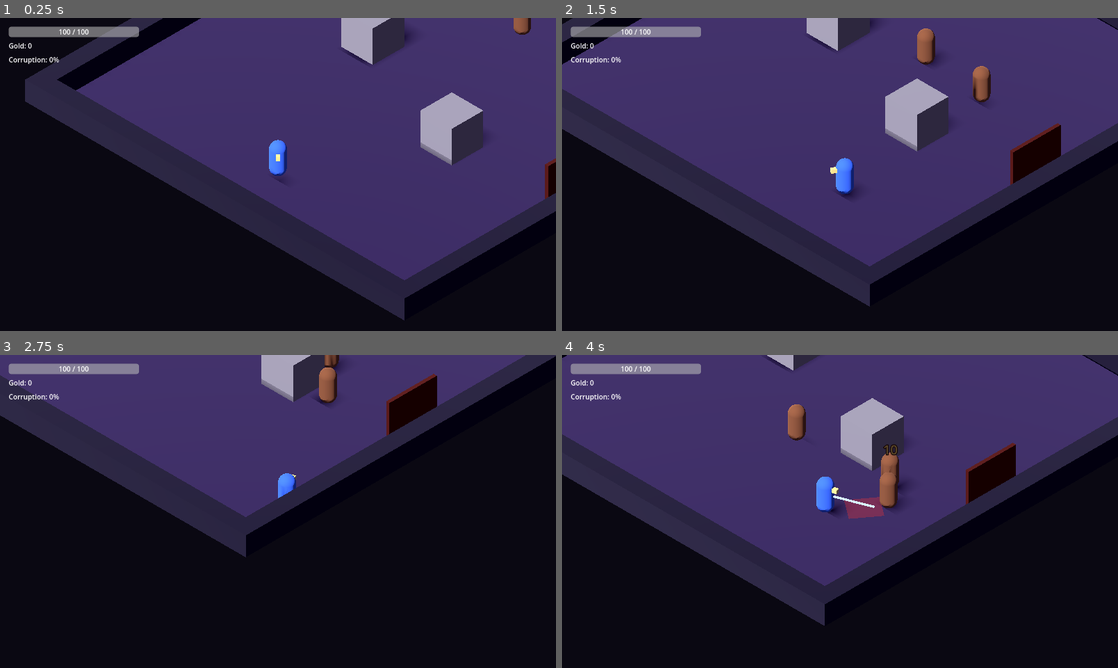
Above: before the commit, frames 1-4 (two rows, left to right).
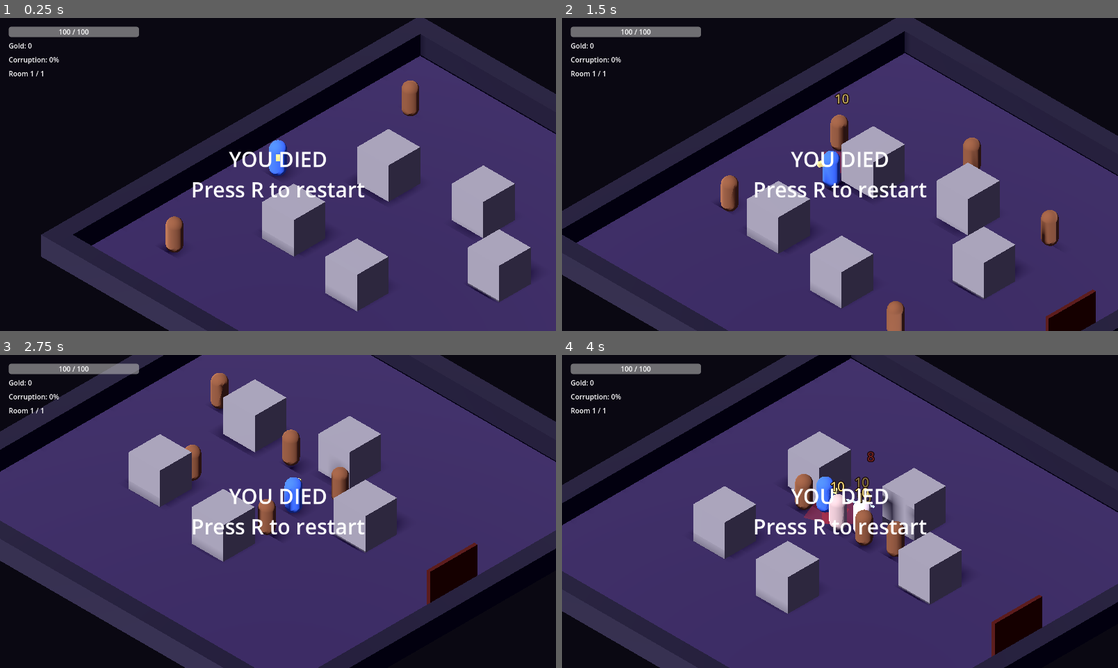
Above: after the commit, the same moments.

Repository: Spadasian/Robert
Game: Godot game, scene res://scenes/world/Run.tscn
The game is run twice, just before and just after one commit, with the same random seed, the same clock (stepped at 60 frames per second) and the same inputs.
Inputs (mouse positions are in pixels of both pictures, inside the frame that each line leads up to):
- Up to frame 1 (0.25 s): no input
- Up to frame 2 (1.5 s): tap R at 0.5, 1.25 s; move the mouse to (962, 158) at 0.52 s; press the mouse at (962, 158) at 0.53 s; hold D (move_right) 0.53-1.28 s; move the mouse to (728, 190) at 1.27 s; release the mouse at (728, 190) at 1.28 s; hold S (move_down) from 1.28 s (still down); tap Space (dash) at 1.35 s
- Up to frame 3 (2.75 s): tap R at 2, 2.1 s; move the mouse to (333, 442) at 2.02 s; release S (move_down) at 2.03 s; hold D (move_right) from 2.03 s (still down)
- Up to frame 4 (4 s): tap R at 2.75, 3.5 s; move the mouse to (812, 574) at 2.77 s; release D (move_right) at 2.78 s; hold W (move_up) 2.78-3.53 s; tap 1 at 2.85 s; move the mouse to (1006, 558) at 3.52 s; press the mouse at (1006, 558) at 3.53 s; hold A (move_left) from 3.53 s (still down)

The runs differ from the first frame. In frame 1, 65% of the frame differs, in the area x 1-100%, y 0-100%; in frame 2, 79%, in the area x 0-100%, y 0-100%; in frame 3, 71%; in frame 4, 78%.
Error after the commit: Parse Error: Identifier "room_label" not declared in the current scope. (res://scripts/ui/HUD.gd:57)

Commit message:
Phase 12: procedural run generation (RunGenerator), rooms 3 and 4, room counter in HUD
Co-Authored-By: Claude Sonnet 5.5 <noreply@anthropic.com>
Claude-Session: https://claude.ai/code/session_015tdxMYhNk2xjQ11oWM2YK9

Diff:
--- /dev/null
+++ b/resources/rooms/Room_Combat_03.tres
@@ -0,0 +1,13 @@
+[gd_resource type="Resource" script_class="RoomData" load_steps=3 format=3]
+
+[ext_resource type="Script" path="res://scripts/rooms/RoomData.gd" id="1_script"]
+[ext_resource type="PackedScene" path="res://scenes/rooms/Room_Combat_03.tscn" id="2_scene"]
+
+[resource]
+script = ExtResource("1_script")
+id = "combat_03"
+display_name = "Shattered Barracks"
+room_type = 0
+scene = ExtResource("2_scene")
+difficulty = 3
+reward_gold = 20
--- /dev/null
+++ b/resources/rooms/Room_Combat_04.tres
@@ -0,0 +1,13 @@
+[gd_resource type="Resource" script_class="RoomData" load_steps=3 format=3]
+
+[ext_resource type="Script" path="res://scripts/rooms/RoomData.gd" id="1_script"]
+[ext_resource type="PackedScene" path="res://scenes/rooms/Room_Combat_04.tscn" id="2_scene"]
+
+[resource]
+script = ExtResource("1_script")
+id = "combat_04"
+display_name = "Open Field"
+room_type = 0
+scene = ExtResource("2_scene")
+difficulty = 2
+reward_gold = 15
--- /dev/null
+++ b/scenes/rooms/Room_Combat_03.tscn
@@ -0,0 +1,200 @@
+[gd_scene load_steps=20 format=3]
+
+[ext_resource type="Script" path="res://scripts/rooms/Room.gd" id="1_room"]
+[ext_resource type="Script" path="res://scripts/rooms/NavBaker.gd" id="2_nav"]
+[ext_resource type="Script" path="res://scripts/rooms/EnemySpawnPoint.gd" id="3_spawn"]
+[ext_resource type="PackedScene" path="res://scenes/enemies/Bandit.tscn" id="4_bandit"]
+
+[sub_resource type="NavigationMesh" id="NavMesh_room"]
+geometry_parsed_geometry_type = 1
+agent_height = 1.8
+agent_radius = 0.5
+
+[sub_resource type="BoxShape3D" id="Shape_floor"]
+size = Vector3(22, 0.2, 22)
+
+[sub_resource type="PlaneMesh" id="Mesh_floor"]
+size = Vector2(22, 22)
+
+[sub_resource type="StandardMaterial3D" id="Mat_floor"]
+albedo_color = Color(0.2, 0.15, 0.3, 1)
+
+[sub_resource type="BoxShape3D" id="Shape_wall_ns"]
+size = Vector3(24, 1.2, 1)
+
+[sub_resource type="BoxMesh" id="Mesh_wall_ns"]
+size = Vector3(24, 1.2, 1)
+
+[sub_resource type="BoxShape3D" id="Shape_wall_ew"]
+size = Vector3(1, 1.2, 22)
+
+[sub_resource type="BoxMesh" id="Mesh_wall_ew"]
+size = Vector3(1, 1.2, 22)
+
+[sub_resource type="StandardMaterial3D" id="Mat_wall"]
+albedo_color = Color(0.12, 0.1, 0.18, 1)
+
+[sub_resource type="BoxShape3D" id="Shape_crate"]
+size = Vector3(2, 2, 2)
+
+[sub_resource type="BoxMesh" id="Mesh_crate"]
+size = Vector3(2, 2, 2)
+
+[sub_resource type="BoxShape3D" id="Shape_exit"]
+size = Vector3(1.6, 2, 3)
+
+[sub_resource type="BoxMesh" id="Mesh_door"]
+size = Vector3(0.2, 2.5, 3)
+
+[sub_resource type="StandardMaterial3D" id="Mat_door"]
+albedo_color = Color(0.3, 0.05, 0.05, 1)
+
+[node name="Room_Combat_03" type="Node3D"]
+script = ExtResource("1_room")
+
+[node name="Level" type="NavigationRegion3D" parent="."]
+navigation_mesh = SubResource("NavMesh_room")
+script = ExtResource("2_nav")
+
+[node name="Floor" type="StaticBody3D" parent="Level"]
+
+[node name="CollisionShape3D" type="CollisionShape3D" parent="Level/Floor"]
+transform = Transform3D(1, 0, 0, 0, 1, 0, 0, 0, 1, 0, -0.1, 0)
+shape = SubResource("Shape_floor")
+
+[node name="MeshInstance3D" type="MeshInstance3D" parent="Level/Floor"]
+mesh = SubResource("Mesh_floor")
+surface_material_override/0 = SubResource("Mat_floor")
+
+[node name="WallNorth" type="StaticBody3D" parent="Level"]
+transform = Transform3D(1, 0, 0, 0, 1, 0, 0, 0, 1, 0, 0.6, -11.5)
+
+[node name="CollisionShape3D" type="CollisionShape3D" parent="Level/WallNorth"]
+shape = SubResource("Shape_wall_ns")
+
+[node name="MeshInstance3D" type="MeshInstance3D" parent="Level/WallNorth"]
+mesh = SubResource("Mesh_wall_ns")
+surface_material_override/0 = SubResource("Mat_wall")
+
+[node name="WallSouth" type="StaticBody3D" parent="Level"]
+transform = Transform3D(1, 0, 0, 0, 1, 0, 0, 0, 1, 0, 0.6, 11.5)
+
+[node name="CollisionShape3D" type="CollisionShape3D" parent="Level/WallSouth"]
+shape = SubResource("Shape_wall_ns")
+
+[node name="MeshInstance3D" type="MeshInstance3D" parent="Level/WallSouth"]
+mesh = SubResource("Mesh_wall_ns")
+surface_material_override/0 = SubResource("Mat_wall")
+
+[node name="WallWest" type="StaticBody3D" parent="Level"]
+transform = Transform3D(1, 0, 0, 0, 1, 0, 0, 0, 1, -11.5, 0.6, 0)
+
+[node name="CollisionShape3D" type="CollisionShape3D" parent="Level/WallWest"]
+shape = SubResource("Shape_wall_ew")
+
+[node name="MeshInstance3D" type="MeshInstance3D" parent="Level/WallWest"]
+mesh = SubResource("Mesh_wall_ew")
+surface_material_override/0 = SubResource("Mat_wall")
+
+[node name="WallEast" type="StaticBody3D" parent="Level"]
+transform = Transform3D(1, 0, 0, 0, 1, 0, 0, 0, 1, 11.5, 0.6, 0)
+
+[node name="CollisionShape3D" type="CollisionShape3D" parent="Level/WallEast"]
+shape = SubResource("Shape_wall_ew")
+
+[node name="MeshInstance3D" type="MeshInstance3D" parent="Level/WallEast"]
+mesh = SubResource("Mesh_wall_ew")
+surface_material_override/0 = SubResource("Mat_wall")
+
+[node name="Crate1" type="StaticBody3D" parent="Level"]
+transform = Transform3D(1, 0, 0, 0, 1, 0, 0, 0, 1, -5, 1, -3)
+
+[node name="CollisionShape3D" type="CollisionShape3D" parent="Level/Crate1"]
+shape = SubResource("Shape_crate")
+
+[node name="MeshInstance3D" type="MeshInstance3D" parent="Level/Crate1"]
+mesh = SubResource("Mesh_crate")
+
+[node name="Crate2" type="StaticBody3D" parent="Level"]
+transform = Transform3D(1, 0, 0, 0, 1, 0, 0, 0, 1, -5, 1, 3)
+
+[node name="CollisionShape3D" type="CollisionShape3D" parent="Level/Crate2"]
+shape = SubResource("Shape_crate")
+
+[node name="MeshInstance3D" type="MeshInstance3D" parent="Level/Crate2"]
+mesh = SubResource("Mesh_crate")
+
+[node name="Crate3" type="StaticBody3D" parent="Level"]
+transform = Transform3D(1, 0, 0, 0, 1, 0, 0, 0, 1, 0, 1, -4)
+
+[node name="CollisionShape3D" type="CollisionShape3D" parent="Level/Crate3"]
+shape = SubResource("Shape_crate")
+
+[node name="MeshInstance3D" type="MeshInstance3D" parent="Level/Crate3"]
+mesh = SubResource("Mesh_crate")
+
+[node name="Crate4" type="StaticBody3D" parent="Level"]
+transform = Transform3D(1, 0, 0, 0, 1, 0, 0, 0, 1, 0, 1, 4)
+
+[node name="CollisionShape3D" type="CollisionShape3D" parent="Level/Crate4"]
+shape = SubResource("Shape_crate")
+
+[node name="MeshInstance3D" type="MeshInstance3D" parent="Level/Crate4"]
+mesh = SubResource("Mesh_crate")
+
+[node name="Crate5" type="StaticBody3D" parent="Level"]
+transform = Transform3D(1, 0, 0, 0, 1, 0, 0, 0, 1, 4, 1, -1)
+
+[node name="CollisionShape3D" type="CollisionShape3D" parent="Level/Crate5"]
+shape = SubResource("Shape_crate")
+
+[node name="MeshInstance3D" type="MeshInstance3D" parent="Level/Crate5"]
+mesh = SubResource("Mesh_crate")
+
+[node name="PlayerSpawn" type="Marker3D" parent="."]
+transform = Transform3D(1, 0, 0, 0, 1, 0, 0, 0, 1, -9, 0, 0)
+
+[node name="EnemySpawns" type="Node3D" parent="."]
+
+[node name="Spawn1" type="Marker3D" parent="EnemySpawns"]
+transform = Transform3D(1, 0, 0, 0, 1, 0, 0, 0, 1, -8, 0, -8)
+script = ExtResource("3_spawn")
+enemy_scene = ExtResource("4_bandit")
+
+[node name="Spawn2" type="Marker3D" parent="EnemySpawns"]
+transform = Transform3D(1, 0, 0, 0, 1, 0, 0, 0, 1, 8, 0, -8)
+script = ExtResource("3_spawn")
+enemy_scene = ExtResource("4_bandit")
+
+[node name="Spawn3" type="Marker3D" parent="EnemySpawns"]
+transform = Transform3D(1, 0, 0, 0, 1, 0, 0, 0, 1, 8, 0, 8)
+script = ExtResource("3_spawn")
+enemy_scene = ExtResource("4_bandit")
+
+[node name="Spawn4" type="Marker3D" parent="EnemySpawns"]
+transform = Transform3D(1, 0, 0, 0, 1, 0, 0, 0, 1, -8, 0, 8)
+script = ExtResource("3_spawn")
+enemy_scene = ExtResource("4_bandit")
+
+[node name="Spawn5" type="Marker3D" parent="EnemySpawns"]
+transform = Transform3D(1, 0, 0, 0, 1, 0, 0, 0, 1, 2, 0, -9)
+script = ExtResource("3_spawn")
+enemy_scene = ExtResource("4_bandit")
+
+[node name="Enemies" type="Node3D" parent="."]
+
+[node name="RewardSpawn" type="Marker3D" parent="."]
+
+[node name="Exit" type="Area3D" parent="."]
+transform = Transform3D(1, 0, 0, 0, 1, 0, 0, 0, 1, 9.8, 1, 0)
+collision_layer = 0
+collision_mask = 2
+monitoring = false
+
+[node name="CollisionShape3D" type="CollisionShape3D" parent="Exit"]
+shape = SubResource("Shape_exit")
+
+[node name="DoorVisual" type="MeshInstance3D" parent="Exit"]
+transform = Transform3D(1, 0, 0, 0, 1, 0, 0, 0, 1, 0.7, 0.25, 0)
+mesh = SubResource("Mesh_door")
+surface_material_override/0 = SubResource("Mat_door")
--- /dev/null
+++ b/scenes/rooms/Room_Combat_04.tscn
@@ -0,0 +1,168 @@
+[gd_scene load_steps=20 format=3]
+
+[ext_resource type="Script" path="res://scripts/rooms/Room.gd" id="1_room"]
+[ext_resource type="Script" path="res://scripts/rooms/NavBaker.gd" id="2_nav"]
+[ext_resource type="Script" path="res://scripts/rooms/EnemySpawnPoint.gd" id="3_spawn"]
+[ext_resource type="PackedScene" path="res://scenes/enemies/Bandit.tscn" id="4_bandit"]
+
+[sub_resource type="NavigationMesh" id="NavMesh_room"]
+geometry_parsed_geometry_type = 1
+agent_height = 1.8
+agent_radius = 0.5
+
+[sub_resource type="BoxShape3D" id="Shape_floor"]
+size = Vector3(22, 0.2, 22)
+
+[sub_resource type="PlaneMesh" id="Mesh_floor"]
+size = Vector2(22, 22)
+
+[sub_resource type="StandardMaterial3D" id="Mat_floor"]
+albedo_color = Color(0.2, 0.15, 0.3, 1)
+
+[sub_resource type="BoxShape3D" id="Shape_wall_ns"]
+size = Vector3(24, 1.2, 1)
+
+[sub_resource type="BoxMesh" id="Mesh_wall_ns"]
+size = Vector3(24, 1.2, 1)
+
+[sub_resource type="BoxShape3D" id="Shape_wall_ew"]
+size = Vector3(1, 1.2, 22)
+
+[sub_resource type="BoxMesh" id="Mesh_wall_ew"]
+size = Vector3(1, 1.2, 22)
+
+[sub_resource type="StandardMaterial3D" id="Mat_wall"]
+albedo_color = Color(0.12, 0.1, 0.18, 1)
+
+[sub_resource type="BoxShape3D" id="Shape_crate"]
+size = Vector3(2, 2, 2)
+
+[sub_resource type="BoxMesh" id="Mesh_crate"]
+size = Vector3(2, 2, 2)
+
+[sub_resource type="BoxShape3D" id="Shape_exit"]
+size = Vector3(1.6, 2, 3)
+
+[sub_resource type="BoxMesh" id="Mesh_door"]
+size = Vector3(0.2, 2.5, 3)
+
+[sub_resource type="StandardMaterial3D" id="Mat_door"]
+albedo_color = Color(0.3, 0.05, 0.05, 1)
+
+[node name="Room_Combat_04" type="Node3D"]
+script = ExtResource("1_room")
+
+[node name="Level" type="NavigationRegion3D" parent="."]
+navigation_mesh = SubResource("NavMesh_room")
+script = ExtResource("2_nav")
+
+[node name="Floor" type="StaticBody3D" parent="Level"]
+
+[node name="CollisionShape3D" type="CollisionShape3D" parent="Level/Floor"]
+transform = Transform3D(1, 0, 0, 0, 1, 0, 0, 0, 1, 0, -0.1, 0)
+shape = SubResource("Shape_floor")
+
+[node name="MeshInstance3D" type="MeshInstance3D" parent="Level/Floor"]
+mesh = SubResource("Mesh_floor")
+surface_material_override/0 = SubResource("Mat_floor")
+
+[node name="WallNorth" type="StaticBody3D" parent="Level"]
+transform = Transform3D(1, 0, 0, 0, 1, 0, 0, 0, 1, 0, 0.6, -11.5)
+
+[node name="CollisionShape3D" type="CollisionShape3D" parent="Level/WallNorth"]
+shape = SubResource("Shape_wall_ns")
+
+[node name="MeshInstance3D" type="MeshInstance3D" parent="Level/WallNorth"]
+mesh = SubResource("Mesh_wall_ns")
+surface_material_override/0 = SubResource("Mat_wall")
+
+[node name="WallSouth" type="StaticBody3D" parent="Level"]
+transform = Transform3D(1, 0, 0, 0, 1, 0, 0, 0, 1, 0, 0.6, 11.5)
+
+[node name="CollisionShape3D" type="CollisionShape3D" parent="Level/WallSouth"]
+shape = SubResource("Shape_wall_ns")
+
+[node name="MeshInstance3D" type="MeshInstance3D" parent="Level/WallSouth"]
+mesh = SubResource("Mesh_wall_ns")
+surface_material_override/0 = SubResource("Mat_wall")
+
+[node name="WallWest" type="StaticBody3D" parent="Level"]
+transform = Transform3D(1, 0, 0, 0, 1, 0, 0, 0, 1, -11.5, 0.6, 0)
+
+[node name="CollisionShape3D" type="CollisionShape3D" parent="Level/WallWest"]
+shape = SubResource("Shape_wall_ew")
+
+[node name="MeshInstance3D" type="MeshInstance3D" parent="Level/WallWest"]
+mesh = SubResource("Mesh_wall_ew")
+surface_material_override/0 = SubResource("Mat_wall")
+
+[node name="WallEast" type="StaticBody3D" parent="Level"]
+transform = Transform3D(1, 0, 0, 0, 1, 0, 0, 0, 1, 11.5, 0.6, 0)
+
+[node name="CollisionShape3D" type="CollisionShape3D" parent="Level/WallEast"]
+shape = SubResource("Shape_wall_ew")
+
+[node name="MeshInstance3D" type="MeshInstance3D" parent="Level/WallEast"]
+mesh = SubResource("Mesh_wall_ew")
+surface_material_override/0 = SubResource("Mat_wall")
+
+[node name="Crate1" type="StaticBody3D" parent="Level"]
+transform = Transform3D(1, 0, 0, 0, 1, 0, 0, 0, 1, 0, 1, -5)
+
+[node name="CollisionShape3D" type="CollisionShape3D" parent="Level/Crate1"]
+shape = SubResource("Shape_crate")
+
+[node name="MeshInstance3D" type="MeshInstance3D" parent="Level/Crate1"]
+mesh = SubResource("Mesh_crate")
+
+[node name="Crate2" type="StaticBody3D" parent="Level"]
+transform = Transform3D(1, 0, 0, 0, 1, 0, 0, 0, 1, 0, 1, 5)
+
+[node name="CollisionShape3D" type="CollisionShape3D" parent="Level/Crate2"]
+shape = SubResource("Shape_crate")
+
+[node name="MeshInstance3D" type="MeshInstance3D" parent="Level/Crate2"]
+mesh = SubResource("Mesh_crate")
+
+[node name="PlayerSpawn" type="Marker3D" parent="."]
+transform = Transform3D(1, 0, 0, 0, 1, 0, 0, 0, 1, 0, 0, -9)
+
+[node name="EnemySpawns" type="Node3D" parent="."]
+
+[node name="Spawn1" type="Marker3D" parent="EnemySpawns"]
+transform = Transform3D(1, 0, 0, 0, 1, 0, 0, 0, 1, 6, 0, -8)
+script = ExtResource("3_spawn")
+enemy_scene = ExtResource("4_bandit")
+
+[node name="Spawn2" type="Marker3D" parent="EnemySpawns"]
+transform = Transform3D(1, 0, 0, 0, 1, 0, 0, 0, 1, 6, 0, 8)
+script = ExtResource("3_spawn")
+enemy_scene = ExtResource("4_bandit")
+
+[node name="Spawn3" type="Marker3D" parent="EnemySpawns"]
+transform = Transform3D(1, 0, 0, 0, 1, 0, 0, 0, 1, -5, 0, -8)
+script = ExtResource("3_spawn")
+enemy_scene = ExtResource("4_bandit")
+
+[node name="Spawn4" type="Marker3D" parent="EnemySpawns"]
+transform = Transform3D(1, 0, 0, 0, 1, 0, 0, 0, 1, -5, 0, 8)
+script = ExtResource("3_spawn")
+enemy_scene = ExtResource("4_bandit")
+
+[node name="Enemies" type="Node3D" parent="."]
+
+[node name="RewardSpawn" type="Marker3D" parent="."]
+
+[node name="Exit" type="Area3D" parent="."]
+transform = Transform3D(1, 0, 0, 0, 1, 0, 0, 0, 1, 9.8, 1, 0)
+collision_layer = 0
+collision_mask = 2
+monitoring = false
+
+[node name="CollisionShape3D" type="CollisionShape3D" parent="Exit"]
+shape = SubResource("Shape_exit")
+
+[node name="DoorVisual" type="MeshInstance3D" parent="Exit"]
+transform = Transform3D(1, 0, 0, 0, 1, 0, 0, 0, 1, 0.7, 0.25, 0)
+mesh = SubResource("Mesh_door")
+surface_material_override/0 = SubResource("Mat_door")
--- a/scenes/ui/HUD.tscn
+++ b/scenes/ui/HUD.tscn
@@ -38,6 +38,13 @@
 offset_bottom = 110.0
 text = "Corruption: 0%"
 
+[node name="RoomLabel" type="Label" parent="."]
+offset_left = 20.0
+offset_top = 116.0
+offset_right = 260.0
+offset_bottom = 142.0
+text = "Room 1 / 1"
+
 [node name="DeathLabel" type="Label" parent="."]
 anchors_preset = 15
 anchor_right = 1.0
--- a/scenes/world/Run.tscn
+++ b/scenes/world/Run.tscn
@@ -7,6 +7,8 @@
 [ext_resource type="Script" path="res://scripts/managers/RunManager.gd" id="7_runmanager"]
 [ext_resource type="Resource" path="res://resources/rooms/Room_Combat_01.tres" id="5_room"]
 [ext_resource type="Resource" path="res://resources/rooms/Room_Combat_02.tres" id="6_room"]
+[ext_resource type="Resource" path="res://resources/rooms/Room_Combat_03.tres" id="10_room"]
+[ext_resource type="Resource" path="res://resources/rooms/Room_Combat_04.tres" id="11_room"]
 [ext_resource type="Resource" path="res://resources/upgrades/blood_edge.tres" id="u_blood_edge"]
 [ext_resource type="Resource" path="res://resources/upgrades/shadow_step.tres" id="u_shadow_step"]
 [ext_resource type="Resource" path="res://resources/upgrades/iron_skin.tres" id="u_iron_skin"]
@@ -49,7 +51,8 @@
 
 [node name="RoomManager" type="Node" parent="."]
 script = ExtResource("4_roommanager")
-room_sequence = Array[Resource]([ExtResource("5_room"), ExtResource("6_room")])
+room_pool = Array[Resource]([ExtResource("5_room"), ExtResource("6_room"), ExtResource("10_room"), ExtResource("11_room")])
+layout = PackedInt32Array(0, 0, 0, 1, 3, 0, 6)
 
 [node name="UpgradeChoice" parent="." instance=ExtResource("9_choice")]
 
--- /dev/null
+++ b/scripts/procedural/RunGenerator.gd
@@ -0,0 +1,54 @@
+class_name RunGenerator
+extends RefCounted
+## Builds the list of rooms for one run from a layout (room types in order) and a pool of RoomData.
+## It never builds geometry: it only decides WHICH premade room comes at each step.
+##
+## Layout values are RoomData.RoomType numbers:
+## 0 COMBAT, 1 ELITE, 2 TREASURE, 3 SHOP, 4 EVENT, 5 SHRINE, 6 BOSS
+## Slots whose type has no room in the pool yet are skipped, so the layout can already list future room types.
+
+
+static func generate(pool: Array, layout: PackedInt32Array, rng: RandomNumberGenerator) -> Array:
+	var plan: Array = []
+	var unused_by_type: Dictionary = {}
+	var previous: Resource = null
+	var last_step: int = maxi(layout.size() - 1, 1)
+
+	for step in layout.size():
+		var slot_type: int = layout[step]
+		var rooms_of_type: Array = pool.filter(func(room): return room.room_type == slot_type)
+		if rooms_of_type.is_empty():
+			print("RunGenerator: no room of type %d in the pool yet, skipping slot %d" % [slot_type, step])
+			continue
+
+		# Each room is used once per type before any repeats ("shuffle bag").
+		var unused: Array = unused_by_type.get(slot_type, [])
+		if unused.is_empty():
+			unused = rooms_of_type.duplicate()
+
+		# Difficulty rises from 1 to 3 across the run; rooms closer to the target are more likely.
+		var target_difficulty: float = 1.0 + 2.0 * float(step) / float(last_step)
+		var chosen: Resource = _pick_weighted(unused, target_difficulty, previous, rng)
+		unused.erase(chosen)
+		unused_by_type[slot_type] = unused
+		plan.append(chosen)
+		previous = chosen
+	return plan
+
+
+static func _pick_weighted(options: Array, target_difficulty: float, previous: Resource, rng: RandomNumberGenerator) -> Resource:
+	var candidates: Array = options.filter(func(room): return room != previous)
+	if candidates.is_empty():
+		candidates = options
+	var weights: Array[float] = []
+	var total: float = 0.0
+	for room in candidates:
+		var weight: float = 1.0 / (1.0 + absf(room.difficulty - target_difficulty))
+		weights.append(weight)
+		total += weight
+	var roll: float = rng.randf() * total
+	for index in candidates.size():
+		roll -= weights[index]
+		if roll <= 0.0:
+			return candidates[index]
+	return candidates[candidates.size() - 1]
--- a/scripts/rooms/RoomManager.gd
+++ b/scripts/rooms/RoomManager.gd
@@ -1,16 +1,22 @@
 extends Node
-## Loads room scenes into the run, places the player and moves on when the exit is reached.
-## For now rooms come from a fixed list; the procedural generator (Phase 12) will replace it.
+## Builds the run plan with RunGenerator, loads rooms one by one, places the player
+## and moves on when the exit is reached.
 
 const GOLD_PICKUP_SCENE: PackedScene = preload("res://scenes/world/GoldPickup.tscn")
 
 signal room_loaded(room: Node)
+signal room_changed(index: int, total: int)
 signal room_cleared
 
-@export var room_sequence: Array[Resource] = [] # RoomData resources
+@export var room_pool: Array[Resource] = [] # every RoomData that can appear in a run
+## Room types in order: 0 COMBAT, 1 ELITE, 2 TREASURE, 3 SHOP, 4 EVENT, 5 SHRINE, 6 BOSS
+@export var layout: PackedInt32Array = PackedInt32Array([0, 0, 0, 1, 3, 0, 6])
+## 0 = new random run every time. Put a number here to replay the same run.
+@export var run_seed: int = 0
 
 @onready var room_container: Node3D = $"../CurrentRoom"
 
+var room_plan: Array = []
 var current_room: Node3D
 var current_room_data: Resource
 var room_index: int = -1
@@ -22,8 +28,17 @@
 
 
 func _ready() -> void:
-	if not room_sequence.is_empty():
-		_load_next_room.call_deferred()
+	if room_pool.is_empty():
+		return
+	var rng := RandomNumberGenerator.new()
+	if run_seed == 0:
+		rng.randomize()
+	else:
+		rng.seed = run_seed
+	print("Run seed: ", rng.seed)
+	room_plan = RunGenerator.generate(room_pool, layout, rng)
+	print("Run plan: ", room_plan.map(func(room): return room.display_name))
+	_load_room_at.call_deferred(0)
 
 
 func load_room(room_data: Resource) -> void:
@@ -48,9 +63,10 @@
 	room_loaded.emit(current_room)
 
 
-func _load_next_room() -> void:
-	room_index = (room_index + 1) % room_sequence.size()
-	load_room(room_sequence[room_index])
+func _load_room_at(index: int) -> void:
+	room_index = index
+	load_room(room_plan[index])
+	room_changed.emit(room_index, room_plan.size())
 
 
 func _on_room_cleared() -> void:
@@ -71,7 +87,14 @@
 	var hud := get_tree().get_first_node_in_group("hud")
 	if hud:
 		await hud.fade_out()
-	_load_next_room()
+
+	if room_index + 1 >= room_plan.size():
+		# Placeholder until Phase 16 (victory screen): start a brand new run.
+		print("Run complete")
+		get_tree().reload_current_scene()
+		return
+
+	_load_room_at(room_index + 1)
 	if hud:
 		await hud.fade_in()
 	is_transitioning = false
--- a/scripts/ui/HUD.gd
+++ b/scripts/ui/HUD.gd
@@ -29,6 +29,10 @@
 	corruption.corruption_changed.connect(_on_corruption_changed)
 	_on_corruption_changed(corruption.value, corruption.level)
 
+	var room_manager: Node = get_tree().get_first_node_in_group("room_manager")
+	if room_manager:
+		room_manager.room_changed.connect(_on_room_changed)
+
 	var run_manager: Node = get_tree().get_first_node_in_group("run_manager")
 	if run_manager:
 		run_manager.gold_changed.connect(_on_gold_changed)
@@ -47,6 +51,10 @@
 
 func _on_corruption_changed(value: float, _level: int) -> void:
 	corruption_label.text = "Corruption: %d%%" % int(value)
+
+
+func _on_room_changed(index: int, total: int) -> void:
+	room_label.text = "Room %d / %d" % [index + 1, total]
 
 
 func _on_player_died() -> void:
